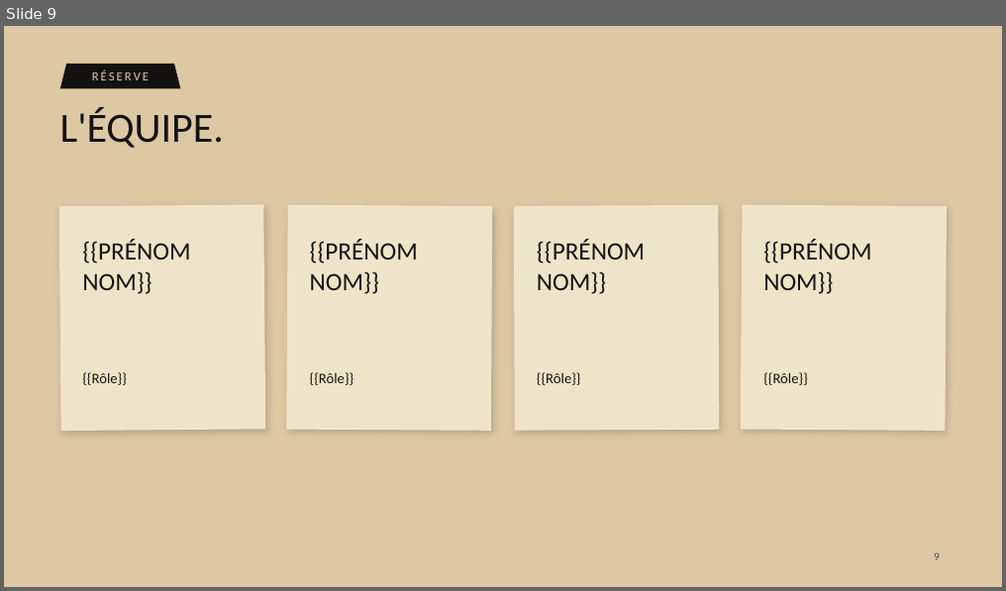
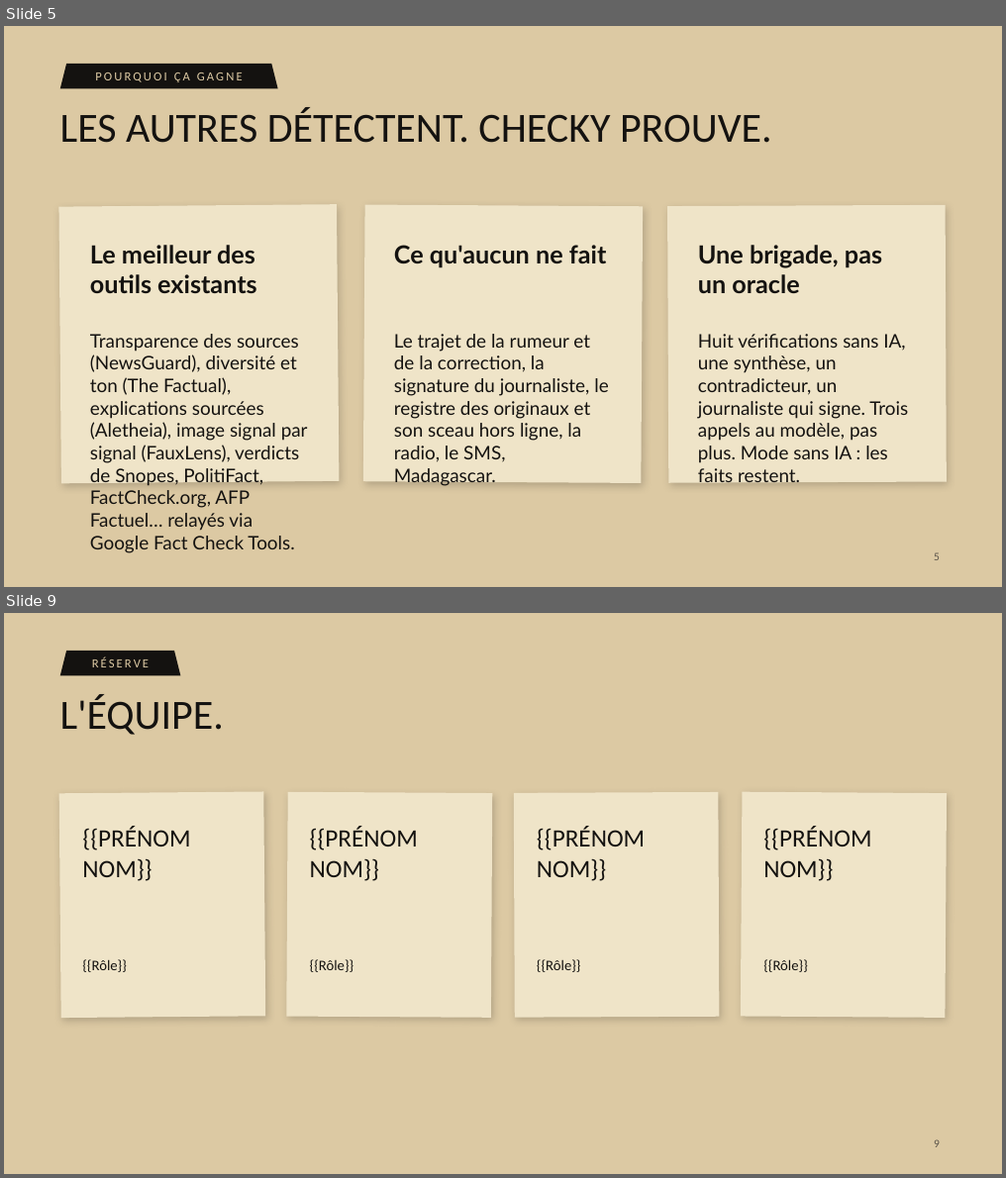
Before and after one commit to 0nlyDevs/checky-platform, a slide deck: docs/pitch/deck/fanilo-pitch.pptx. Shown one above the other, each under a label of ours: slide 9 before the commit, slides 5 and 9 after it; the slides between them are not shown. The pictures are 1006x591 and 1006x1178 pixels, drawn with LibreOffice and Linux fonts; fonts in the diff are those of the drawing. Boxes give left, top, right and bottom in pixels: in the first picture for what was removed or moved away, otherwise in the second. Text is boxed around its words. In the diff, an @@ line names an element or a change of style, - is before the commit and + after.

Commit message:
docs: retell the pitch deck around the delestage rumour, the crew and the assembled tools

```diff
--- a/docs/pitch/deck/fanilo-pitch.pptx
+++ b/docs/pitch/deck/fanilo-pitch.pptx
@@ slide 5 added at [4,26,1002,587], background #DCC9A3 @@
@@ trapezoid added at [60,64,278,89], fill #141210 @@
@@ text added at [95,73,243,82], 12 pt, text #DCC9A3 @@
+POURQUOI ÇA GAGNE
@@ title added at [60,108,772,143], 40 pt, text #141210 @@
+LES AUTRES DÉTECTENT. CHECKY PROUVE.
@@ rectangle added at [58,204,339,483], fill #EFE4C8 @@
@@ rectangle added at [363,205,643,483], fill #EFE4C8 @@
@@ rectangle added at [667,205,946,483], fill #EFE4C8 @@
@@ text added at [90,245,257,294], 24 pt, text #141210, bold @@
+Le meilleur des outils existants
@@ text added at [394,245,607,269], 24 pt, text #141210, bold @@
+Ce qu'aucun ne fait
@@ text added at [698,245,882,293], 24 pt, text #141210, bold @@
+Une brigade, pas un oracle
@@ text added at [90,334,308,554], 18 pt, text #141210 @@
+Transparence des sources (NewsGuard), diversité et ton (The Factual), explications sourcées (Aletheia), image signal par signal (FauxLens), verdicts de Snopes, PolitiFact, FactCheck.org, AFP Factuel… relayés via Google Fact Check Tools.
@@ text added at [394,334,608,463], 18 pt, text #141210 @@
+Le trajet de la rumeur et de la correction, la signature du journaliste, le registre des originaux et son sceau hors ligne, la radio, le SMS, Madagascar.
@@ text added at [698,334,908,464], 18 pt, text #141210 @@
+Huit vérifications sans IA, une synthèse, un contradicteur, un journaliste qui signe. Trois appels au modèle, pas plus. Mode sans IA : les faits restent.
@@ page number added at [934,553,940,561], 11 pt, text #5B544A @@
+5
```
Also in this commit, not shown: 6 slides changed, 1 other slide added, 2 slides removed, 2 other files.
